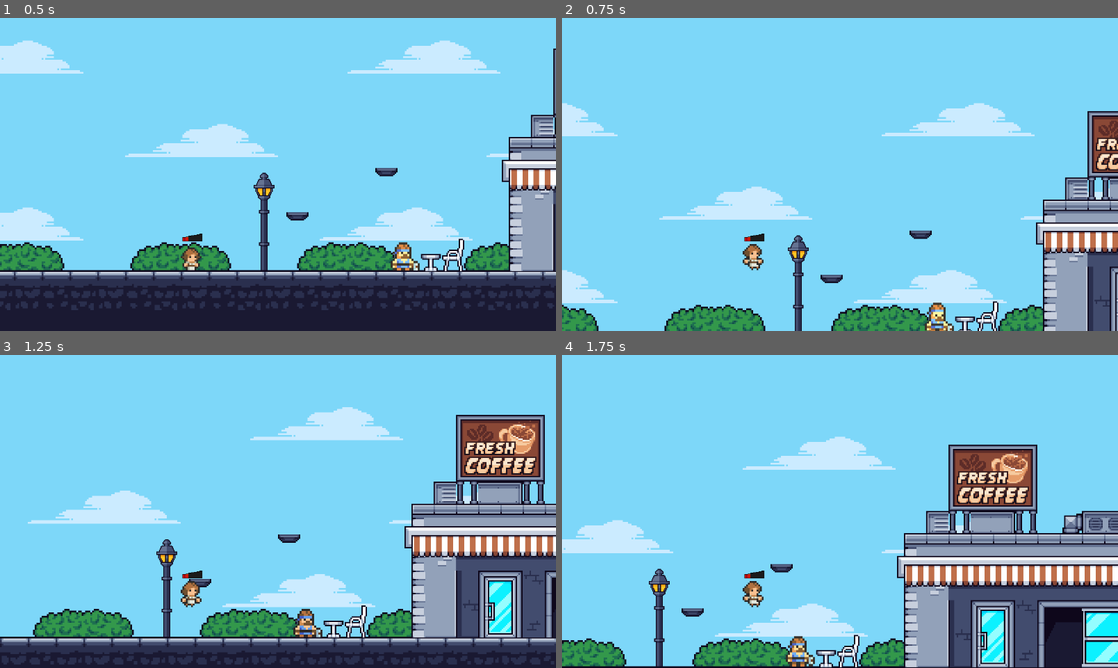
Above: before the commit, frames 1-4 (two rows, left to right).
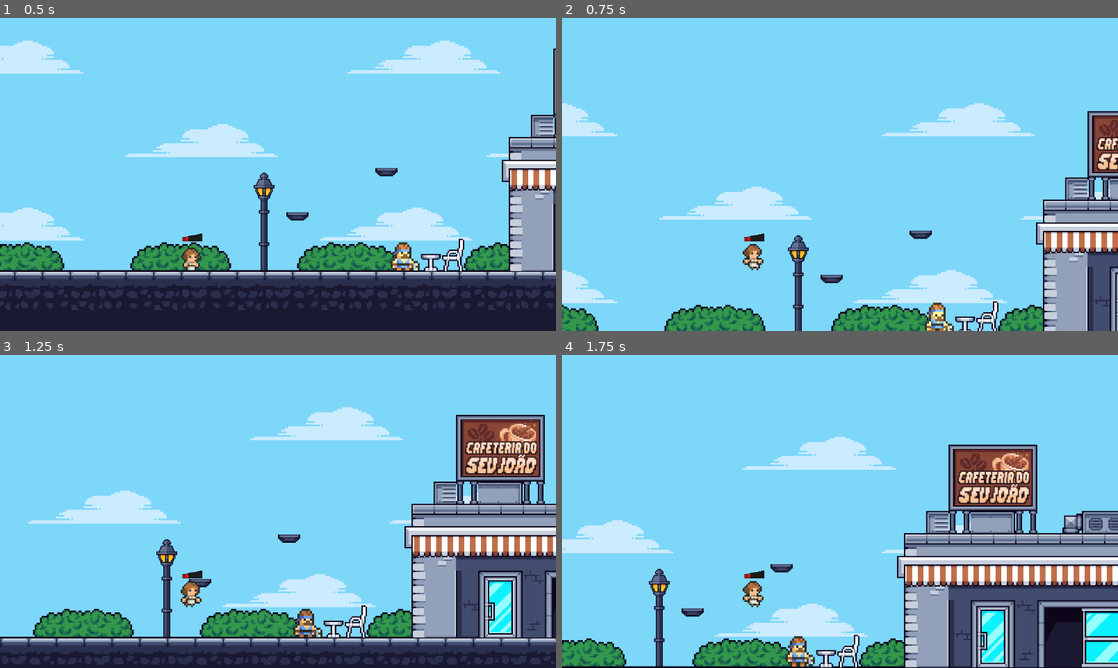
Above: after the commit, the same moments.

Repository: CarolinaBFernandes/BORA-FORTALECER-SEU-LUGAR
Game: Godot game, scene res://scenes/zona_3_comunidade.tscn
Same seed, same stepped clock (60 frames per second), same inputs: the game is played once before the commit and once after it. This scene is started directly instead of the project's main scene.
Inputs:
- Up to frame 1 (0.5 s): no input
- Up to frame 2 (0.75 s): tap Enter (ui_accept) at 0.5 s; hold Right (ui_right) from 0.53 s (still down); tap E at 0.6 s
- Up to frame 3 (1.25 s): keep holding Right (ui_right); tap Enter (ui_accept) at 0.77 s
- Up to frame 4 (1.75 s): keep holding Right (ui_right); tap E at 1.35 s; tap Enter (ui_accept) at 1.52 s

Frame 1 is identical in both runs. In frame 2, 0.3% of the frame differs, in the area x 95-100%, y 31-49%; in frame 3, 1.2%; in frame 4, 1.3%, in the area x 70-85%, y 30-48%.

Commit message:
add placa cafeteria

Diff:
--- a/scenes/zona_3_comunidade.tscn
+++ b/scenes/zona_3_comunidade.tscn
@@ -15,6 +15,7 @@
 [ext_resource type="PackedScene" uid="uid://g28trb0cemee" path="res://scenes/npc.tscn" id="12_2yr70"]
 [ext_resource type="Texture2D" uid="uid://hd20lywciue3" path="res://assets/characters/MinifolksVillagers/Outline/MiniWorker.png" id="13_c6epc"]
 [ext_resource type="Script" uid="uid://bheu4tevg4alu" path="res://scenes/area_computador.gd" id="14_ni5vg"]
+[ext_resource type="Texture2D" uid="uid://prrtgtw7uh3p" path="res://assets/environments/cafe.png" id="16_2yr70"]
 
 [sub_resource type="TileSetAtlasSource" id="TileSetAtlasSource_tipki"]
 texture = ExtResource("1_xbf5f")
@@ -12334,4 +12335,9 @@
 position = Vector2(367, -305)
 shape = SubResource("RectangleShape2D_3nbp6")
 
+[node name="PlacaCafe" type="Sprite2D" parent="." unique_id=478109957]
+position = Vector2(-64.5, -140)
+scale = Vector2(0.018595042, 0.018518519)
+texture = ExtResource("16_2yr70")
+
 [editable path="NPC_praca"]
Binary file added: assets/environments/cafe.png
Not shown, added: assets/environments/cafe.png.import
